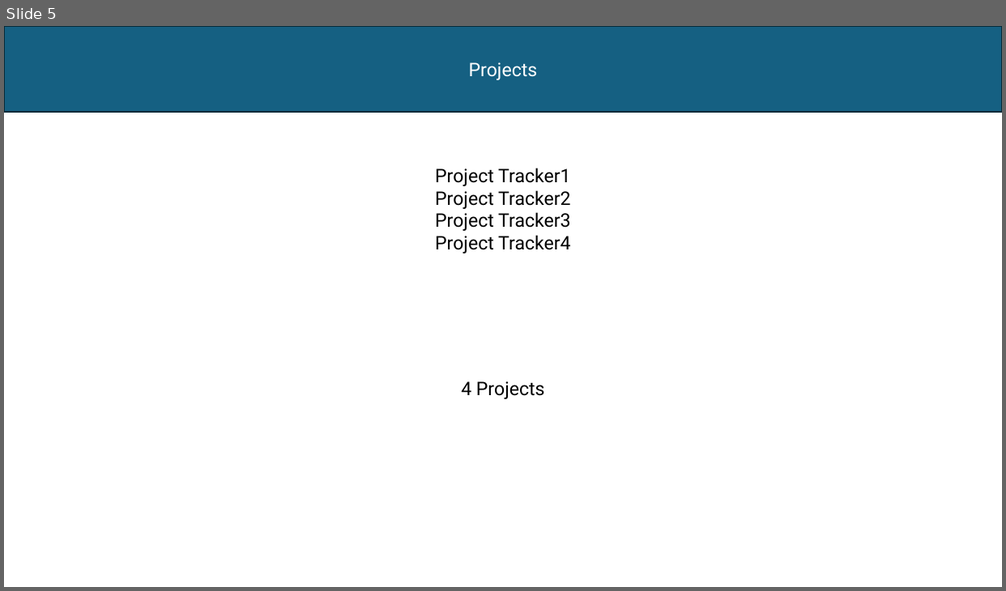
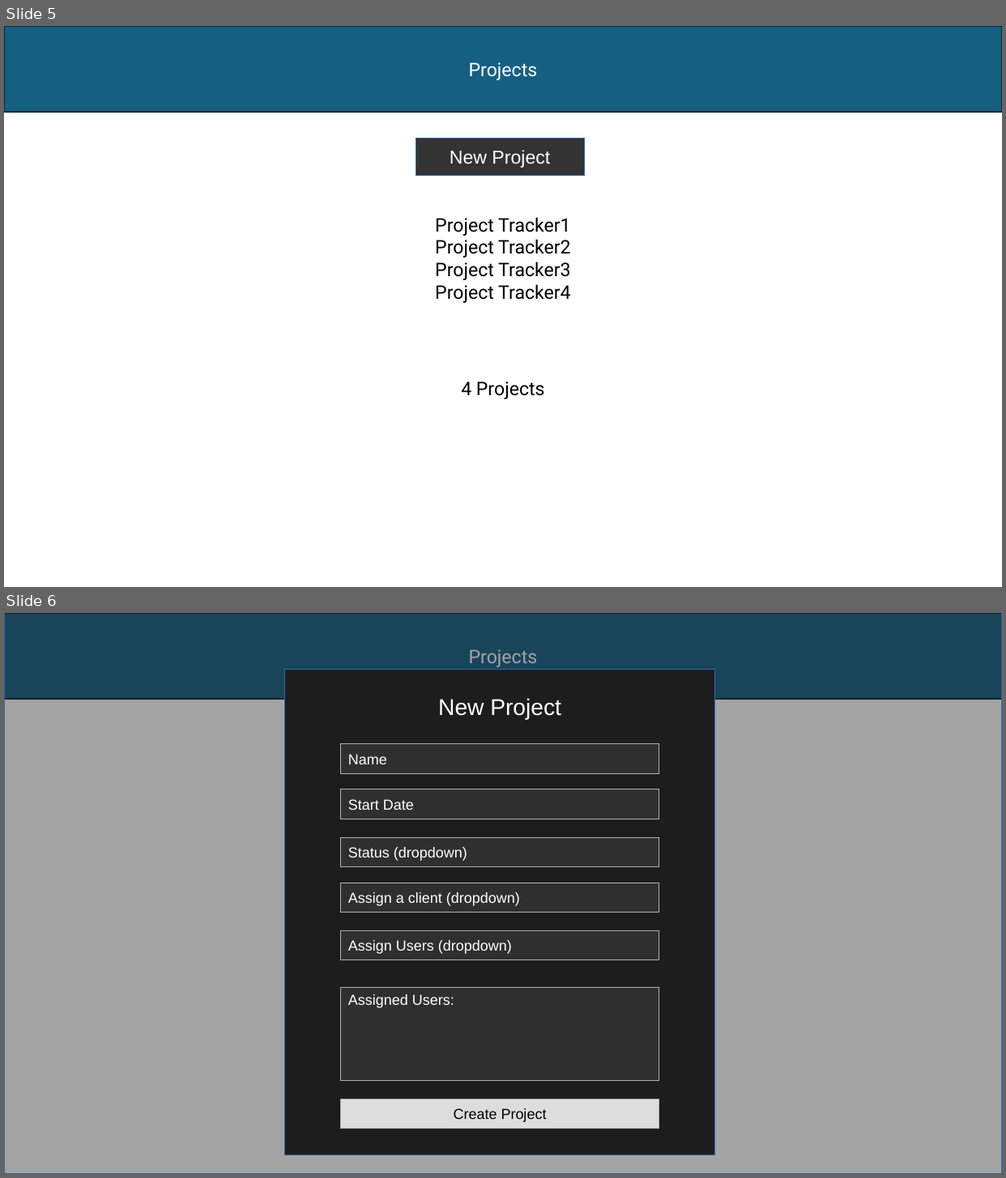
Before and after one commit to thebrownproject/civ-svelte-practice-app, a slide deck: Project Tracker WireFrame.pptx. Shown one above the other, each under a label of ours: slide 5 before the commit, slides 5 and 6 after it. The pictures are 1006x591 and 1006x1178 pixels, drawn with LibreOffice and Linux fonts; fonts in the diff are those of the drawing. Boxes give left, top, right and bottom in pixels: in the first picture for what was removed or moved away, otherwise in the second. Text is boxed around its words. In the diff, an @@ line names an element or a change of style, - is before the commit and + after.

Commit message:
Added project CRUD UI to powerpoint

```diff
--- a/Project Tracker WireFrame.pptx
+++ b/Project Tracker WireFrame.pptx
@@ slide 6 added at box(4, 613, 1002, 1174), background #FFFFFF @@
@@ rectangle added at box(4, 613, 1002, 699), fill #156082, outline #092A38 1.5 pt, 18 pt, text #FFFFFF @@
+Projects
@@ rectangle added at box(4, 613, 1002, 1174), fill #1D1D1D at 40% opacity, outline #3465A4 0 pt @@
@@ rectangle added at box(285, 669, 715, 1156), fill #1D1D1D, outline #3465A4 0 pt @@
@@ text added at box(438, 698, 561, 720), 22 pt, text #FFFFFF @@
+New Project
@@ rectangle added at box(341, 744, 659, 773), fill #2F2F2F, outline #B2B2B2 0 pt, 14 pt, text #FFFFFF @@
+Name
@@ rectangle added at box(341, 790, 659, 819), fill #2F2F2F, outline #B2B2B2 0 pt, 14 pt, text #FFFFFF @@
+Start Date
@@ rectangle added at box(341, 837, 659, 867), fill #2F2F2F, outline #B2B2B2 0 pt, 14 pt, text #FFFFFF @@
+Status (dropdown)
@@ rectangle added at box(341, 884, 659, 913), fill #2F2F2F, outline #B2B2B2 0 pt, 14 pt, text #FFFFFF @@
+Assign a client (dropdown)
@@ rectangle added at box(341, 931, 659, 960), fill #2F2F2F, outline #B2B2B2 0 pt, 14 pt, text #FFFFFF @@
+Assign Users (dropdown)
@@ rectangle added at box(341, 987, 659, 1081), fill #2F2F2F, outline #B2B2B2 0 pt, 14 pt, text #FFFFFF @@
+Assigned Users:
@@ rectangle added at box(341, 1100, 659, 1129), fill #DDDDDD, outline #B2B2B2 0 pt, 14 pt, text #000000 @@
+Create Project
@@ slide 5 changed as well @@
@@ rectangle added at box(415, 139, 584, 176), fill #333333, outline #3465A4 0 pt, 18 pt, text #FFFFFF @@
+New Project
@@ text "Project Tracker1": place and size @@
-text "Project Tracker1" at box(435, 168, 571, 254)
+text "Project Tracker1" at box(435, 217, 571, 303)
```
Also in this commit, not shown: 7 other slides changed, 2 other slides added.
